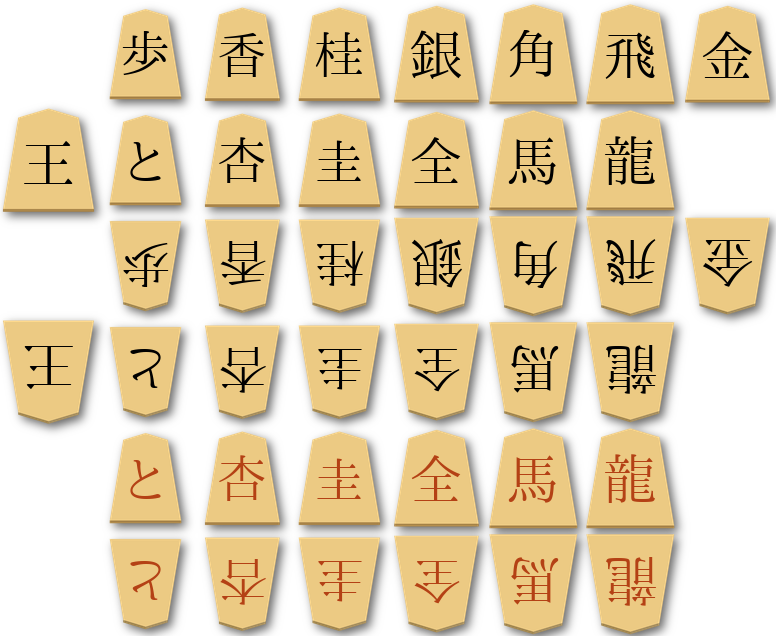
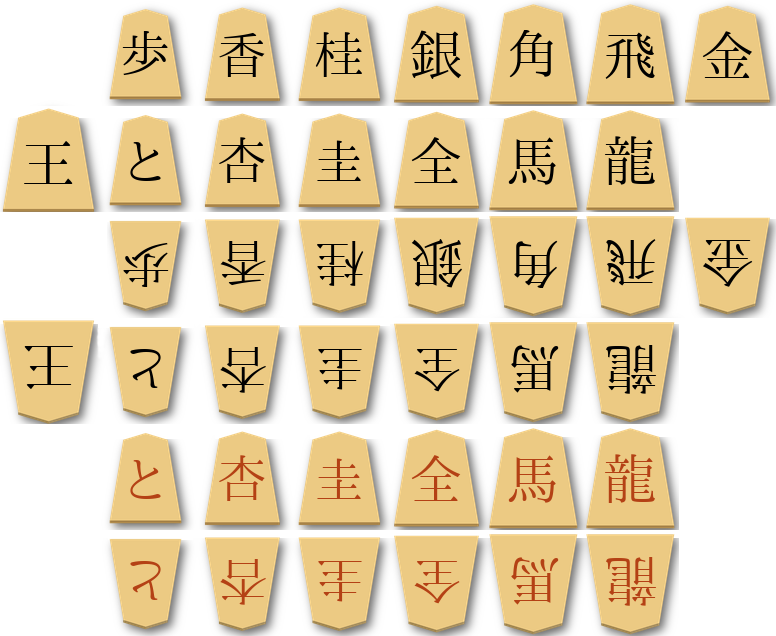
The second 776 × 636 image is a revision of the first. Changes to its layers:
painted on "Drop Shadow" over [0, 106, 776, 592]
